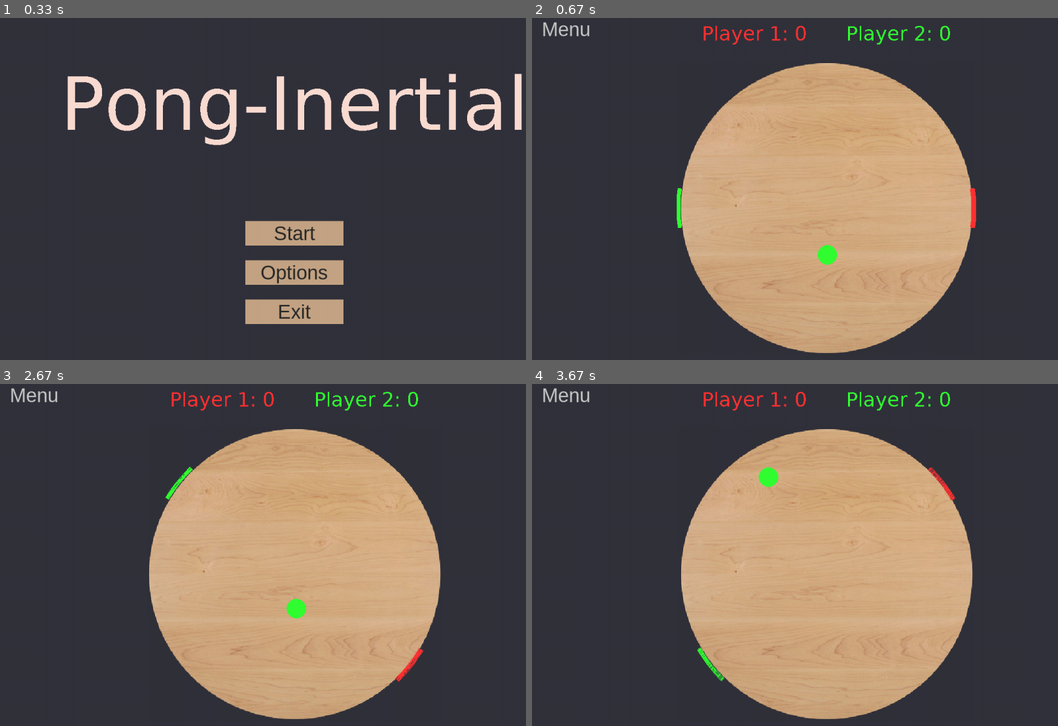
Above: before the commit, frames 1-4 (two rows, left to right).
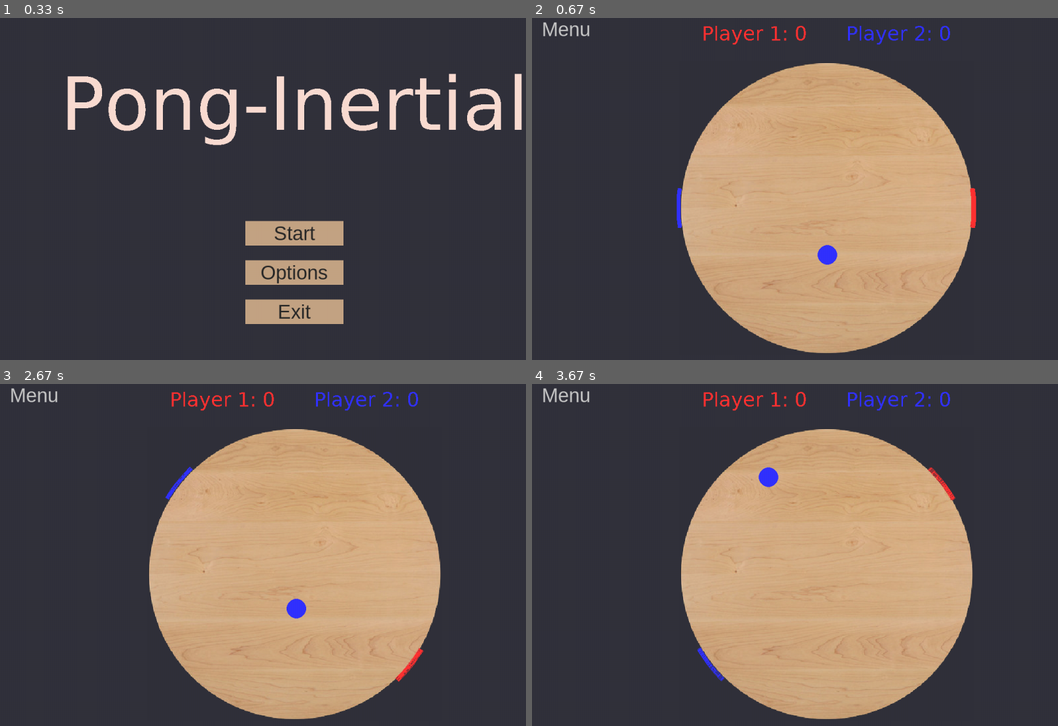
Above: after the commit, the same moments.

Repository: sandhyarottoo/phys-hackathon-2023
Game: pygame game, started from main.py
Same seed, same stepped clock (60 frames per second), same inputs: the game is played once before the commit and once after it.
Inputs (mouse positions are in pixels of both pictures, inside the frame that each line leads up to):
- Up to frame 1 (0.33 s): no input
- Up to frame 2 (0.67 s): press the mouse at (826, 233) at 0.37 s; move the mouse to (852, 175) at 0.47 s; release the mouse at (879, 113) at 0.6 s
- Up to frame 3 (2.67 s): press the mouse at (31, 394) at 0.7 s; move the mouse to (152, 520) at 0.8 s; release the mouse at (273, 643) at 0.93 s; press the mouse at (31, 394) at 1.03 s; move the mouse to (94, 445) at 1.13 s; release the mouse at (152, 496) at 1.27 s; press the mouse at (294, 637) at 1.37 s; move the mouse to (247, 531) at 1.47 s; release the mouse at (199, 425) at 1.6 s; press the mouse at (31, 394) at 2.2 s; move the mouse to (147, 493) at 2.3 s; release the mouse at (257, 592) at 2.43 s; hold Right from 2.5 s (still down); hold D from 2.5 s (still down)
- Up to frame 4 (3.67 s): release Right at 2.97 s; release D at 2.97 s; hold Left 3-3.53 s; hold A 3-3.53 s; hold Left from 3.57 s (still down); hold A from 3.57 s (still down)

Frame 1 is identical in both runs. In frame 2, 0.6% of the frame differs, in the area x 27-80%, y 2-73%; in frame 3, 0.6%; in frame 4, 0.6%, in the area x 31-80%, y 2-87%.

Commit message:
scoreboard and respawn working

Diff:
--- a/main.py
+++ b/main.py
@@ -24,7 +24,7 @@
 white = (255,255,255)
 SURFACE_COLOR = (50, 50, 60)
 PLAYER1_COLOR = (255, 50, 50)
-PLAYER2_COLOR = (50, 255, 50)
+PLAYER2_COLOR = (50, 50, 255)
 DISK_RADIUS = 300
 PLAYER_RADIUS = 305
 PLAYER_WIDTH = 8
@@ -34,6 +34,7 @@
 V_INITIAL = -300
 PLAYER_VELOCITY = 4
 PLAYER_ARC_ANGLE = np.pi / 12  # 90 degrees in radians
+MAX_SCORE = 10
 
 player1_angle = -np.pi / 2
 player2_angle = -np.pi / 2
@@ -198,6 +199,26 @@
             self.color = PLAYER1_COLOR
         else:
             self.color = PLAYER2_COLOR
+
+        if player1.score == MAX_SCORE:
+            text = font.render("Congratulations Player 1!")
+            pygame.quit()
+        if player2.score == MAX_SCORE:
+            text = font.render("Congratulations Player 2!")
+            pygame.quit()
+
+        #when the ball leaves the disk
+        if self.pos.x > PLAYER_RADIUS+PLAYER_WIDTH:
+            if self.color == PLAYER1_COLOR:
+                player2.score += 1
+            else:
+                player1.score += 1
+            text = font.render('Respawning in 2 seconds...', True, black)
+            screen.blit(text, text.get_rect(center = screen.get_rect().center))
+            pygame.time.wait(2000)
+            self.pos = pygame.Vector2(PLAYER_RADIUS/10,np.random.sample()*2*np.pi)
+            self.vel = pygame.Vector2(np.random.sample()*100,0)
+            pygame.time.wait(2000)
 
         pygame.draw.circle(self.image, self.color, (self.radius, self.radius), self.radius)
 
@@ -263,6 +284,15 @@
 
 
 
+class scoreboard():
+    def __init__(self,player1,player2):
+        # Scoreboard setup
+        self.P1Score = pygame.font.SysFont('verdana', 40).render(f"Player 1: {player1.score}", False, player1.color)
+        self.P2Score = pygame.font.SysFont('verdana', 40).render(f"Player 2: {player2.score}", False, player2.color)
+
+    def update_score(self):
+        self.P1Score = pygame.font.SysFont('verdana', 40).render(f"Player 1: {player1.score}", False, player1.color)
+        self.P2Score = pygame.font.SysFont('verdana', 40).render(f"Player 2: {player2.score}", False, player2.color)
 
 
 
@@ -273,6 +303,7 @@
 
 # pygame setup
 pygame.init()
+pygame.font.init()
 pygame.display.set_caption("Pong-Inertial Game")
 screen = pygame.display.set_mode((WIDTH, HEIGHT))
 clock = pygame.time.Clock()
@@ -283,7 +314,7 @@
 
 # Adding the musics tracks
 music = pygame.mixer.music
-music.load("MultiMedia/katyusha_8_bit.mp3")
+music.load("/Users/sandhya/phys-hackathon-2023/MultiMedia/katyusha_8_bit.mp3")
 music.play(loops=-1) # -1 loops music indefinitely
 
 #initial conditions in polar coords
@@ -297,7 +328,7 @@
 circles.add(circle)
 
 # Create disk (table top)
-disk = pygame.image.load("MultiMedia/TableTop.png").convert_alpha()
+disk = pygame.image.load("/Users/sandhya/phys-hackathon-2023/MultiMedia/TableTop.png").convert_alpha()
 disk = pygame.transform.scale(disk, (DISK_RADIUS*2, DISK_RADIUS*2))
 
 # create a point charge
@@ -316,9 +347,12 @@
 players.add(player2)
 
 # Scoreboard setup
-P1Score = pygame.font.SysFont('verdana', 40).render(f"Player 1: {player1.score}", False, player1.color)
-P2Score = pygame.font.SysFont('verdana', 40).render(f"Player 2: {player1.score}", False, player2.color)
-
+# =============================================================================
+# P1Score = pygame.font.SysFont('verdana', 40).render(f"Player 1: {player1.score}", False, player1.color)
+# P2Score = pygame.font.SysFont('verdana', 40).render(f"Player 2: {player1.score}", False, player2.color)
+#
+# =============================================================================
+scoreboard = scoreboard(player1,player2)
 
 # Starts function
 def start():
@@ -326,7 +360,7 @@
 
 # returns to menu / intro page
 def leave_game():
-    music.load("MultiMedia/katyusha_8_bit.mp3")
+    music.load("/Users/sandhya/phys-hackathon-2023/MultiMedia/katyusha_8_bit.mp3")
     music.play(loops=-1) # -1 loops music indefinitely
     run_intro()
 
@@ -411,13 +445,11 @@
             if event.type == pygame.QUIT:
                 pygame.quit()
 
+
         # Clears the screen
         screen.fill(SURFACE_COLOR)
         screen.blit(disk, (WIDTH/2-300,HEIGHT/2-300))
 
-        screen.blit(P1Score, (WIDTH/2-P1Score.get_width()-40, 20))
-        screen.blit(P2Score, (WIDTH/2+40, 20))
-
         # updates buttons
         menuButton.process()
 
@@ -430,6 +462,13 @@
         players.update(keys)
         players.draw(screen)
 
+        scoreboard.update_score()
+        screen.blit(scoreboard.P1Score, (WIDTH/2-scoreboard.P1Score.get_width()-40, 20))
+        screen.blit(scoreboard.P2Score, (WIDTH/2+40, 20))
+
+
+
+
 
         # flip() the display to put your work on screen
         pygame.display.flip()
